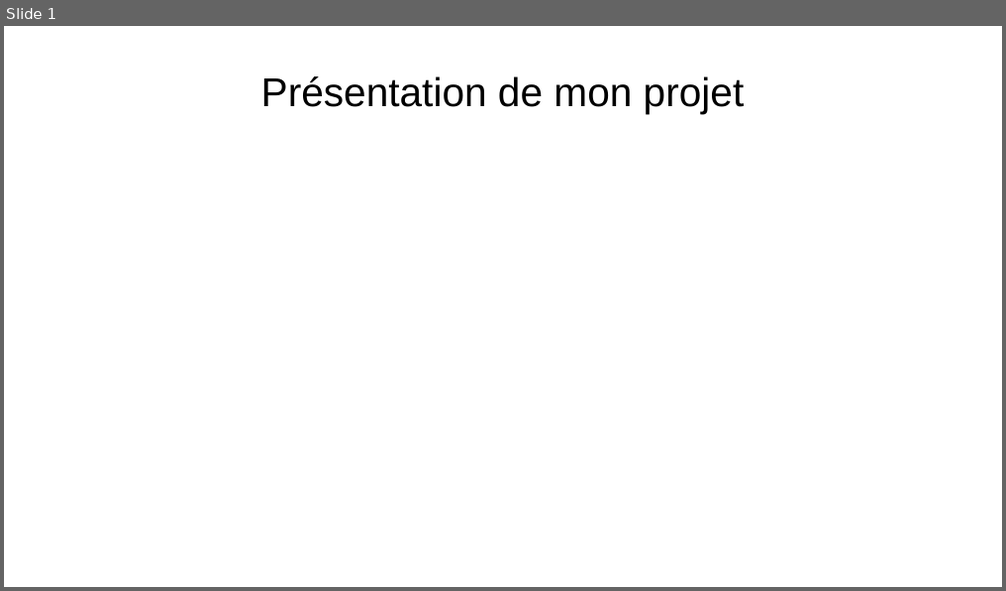
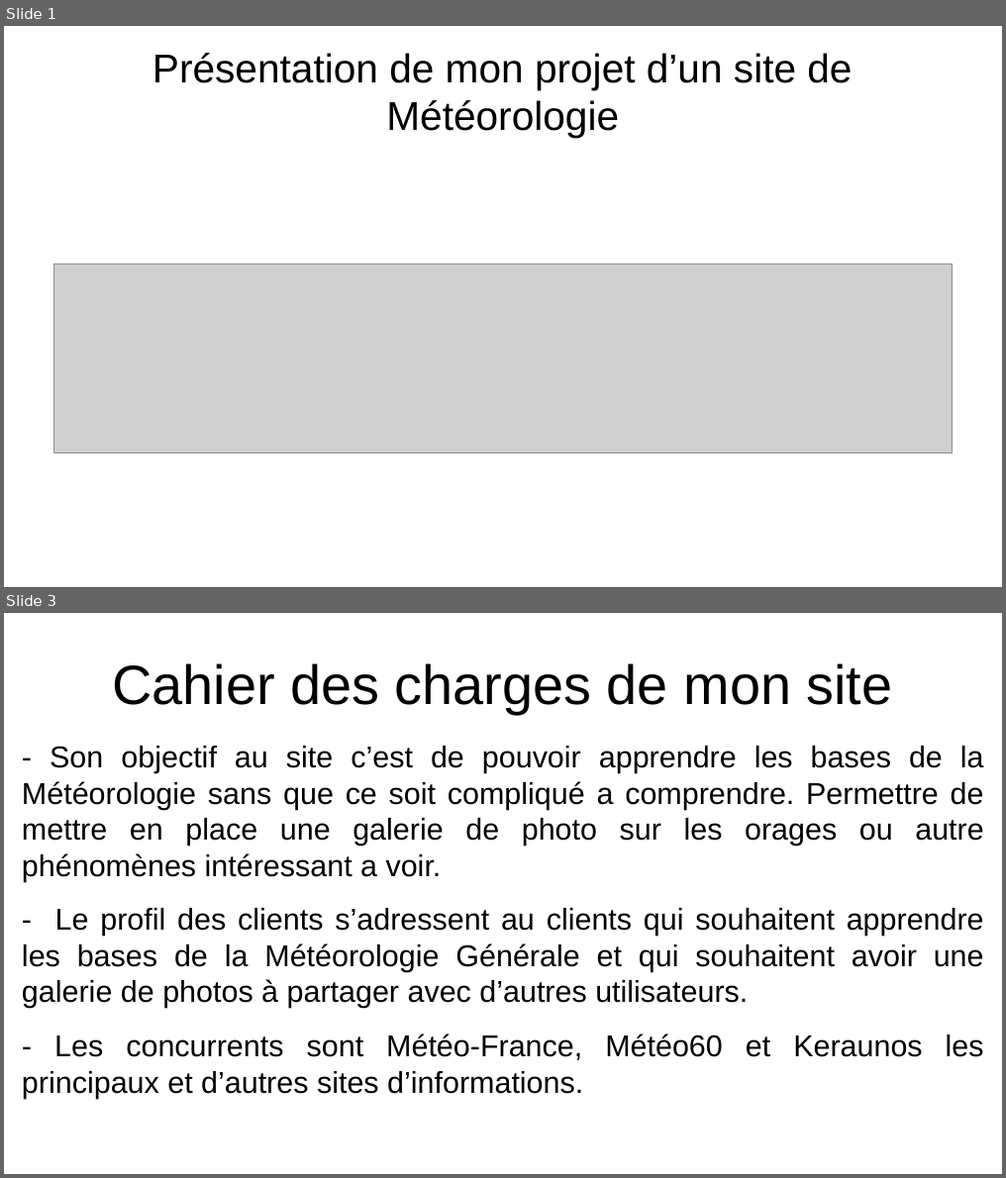
Before and after one commit to Max50603/PROJET--FINAL, a slide deck: PROJET/PROJET FINALE POWERPOINT.odp. Shown one above the other, each under a label of ours: slide 1 before the commit, slides 1 and 3 after it; the slides between them are not shown. The pictures are 1006x591 and 1006x1178 pixels, drawn with LibreOffice and Linux fonts; fonts in the diff are those of the drawing; grey boxes stand for pictures. Boxes give left, top, right and bottom in pixels: in the first picture for what was removed or moved away, otherwise in the second. Text is boxed around its words. In the diff, an @@ line names an element or a change of style, - is before the commit and + after.

```diff
--- a/PROJET/PROJET FINALE POWERPOINT.odp
+++ b/PROJET/PROJET FINALE POWERPOINT.odp
@@ slide 3 added at (4, 613, 1002, 1174), background #FFFFFF @@
@@ title added at (112, 663, 893, 714), 44 pt, text #000000 @@
+Cahier des charges de mon site
@@ text added at (22, 746, 984, 1098), 24 pt, text #000000 @@
+- Son objectif au site c’est de pouvoir apprendre les bases de la Météorologie sans que ce soit compliqué a comprendre. Permettre de mettre en place une galerie de photo sur les orages ou autre phénomènes intéressant a voir.
+- Le profil des clients s’adressent au clients qui souhaitent apprendre les bases de la Météorologie Générale et qui souhaitent avoir une galerie de photos à partager avec d’autres utilisateurs.
+- Les concurrents sont Météo-France, Météo60 et Keraunos les principaux et d’autres sites d’informations.
@@ slide 1 changed as well @@
@@ title at (152, 53, 851, 138): text changed @@
-Présentation de mon projet
+Présentation de mon projet d’un site de Météorologie
@@ picture added at (54, 265, 952, 454) @@
```
Also in this commit, not shown: 11 other slides added, 3 other files.
